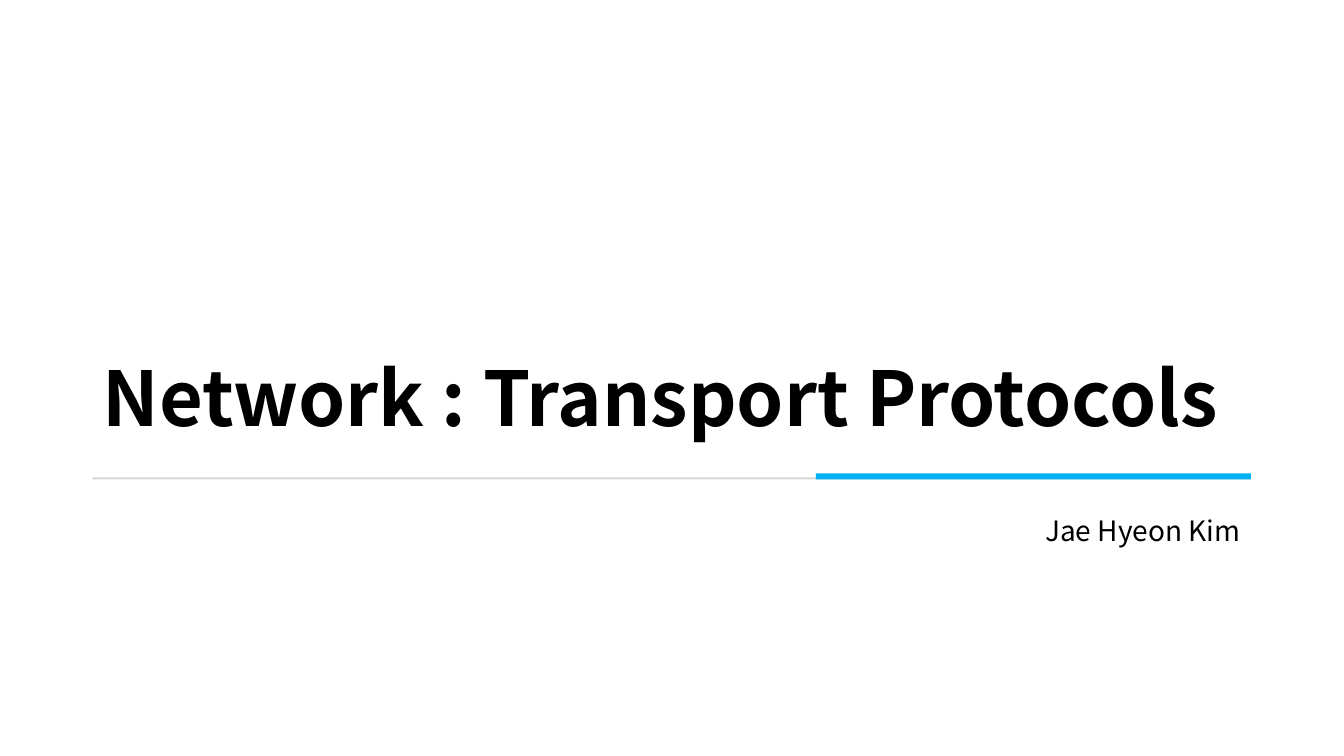
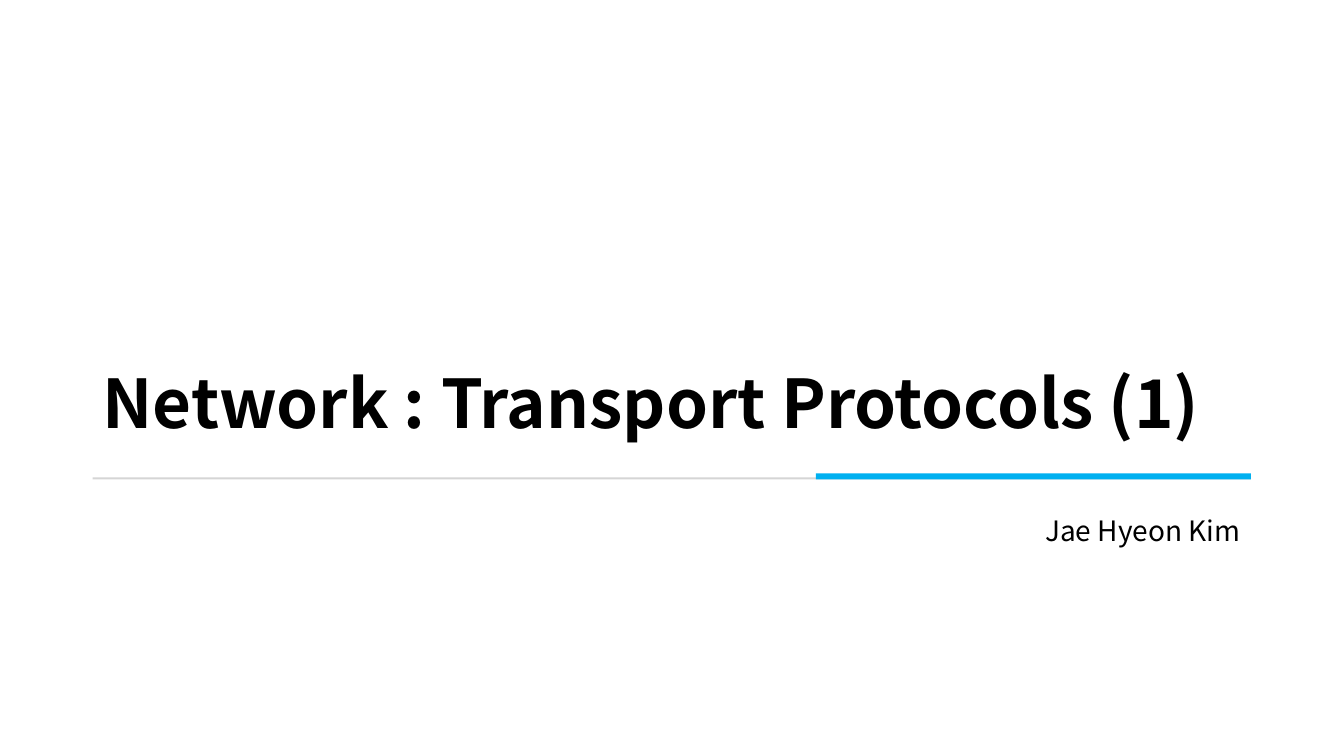
Before and after one commit to kiku99/AWS, a slide deck: slide 1 of Network/06. Network Transport Protocols (1).pptx. Drawn at 1344x756 pixels with LibreOffice and Linux fonts; fonts in the diff are those of the drawing. Boxes give left, top, right and bottom in pixels: in the first picture for what was removed or moved away, otherwise in the second. Text is boxed around its words. In the diff, an @@ line names an element or a change of style, - is before the commit and + after.

Commit message:
add : network

```diff
--- a/Network/06. Network Transport Protocols (1).pptx
+++ b/Network/06. Network Transport Protocols (1).pptx
@@ title at <box>102,372,1199,443</box>: text changed; size 54 to 48 pt @@
-Network : Transport Protocols
+Network : Transport Protocols (1)
```
Also in this commit, not shown: 3 other files.
